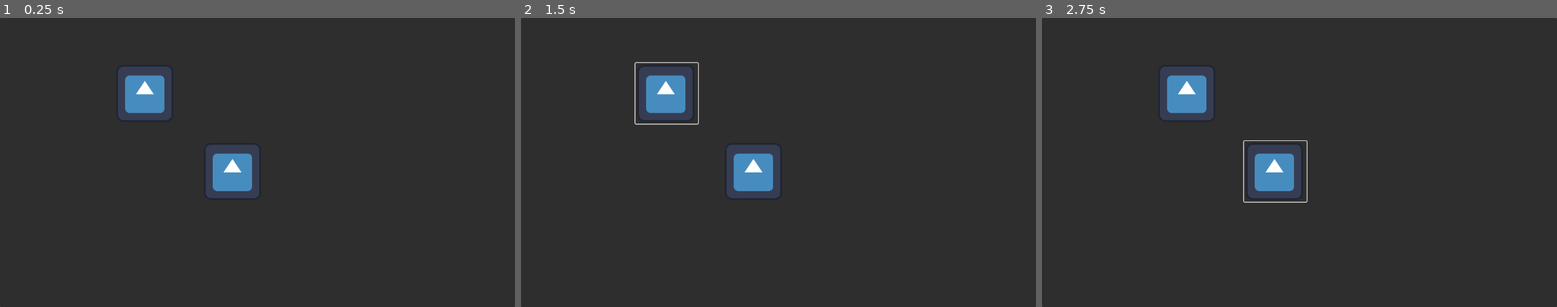
Above: before the commit, frames 1-3 (left to right).
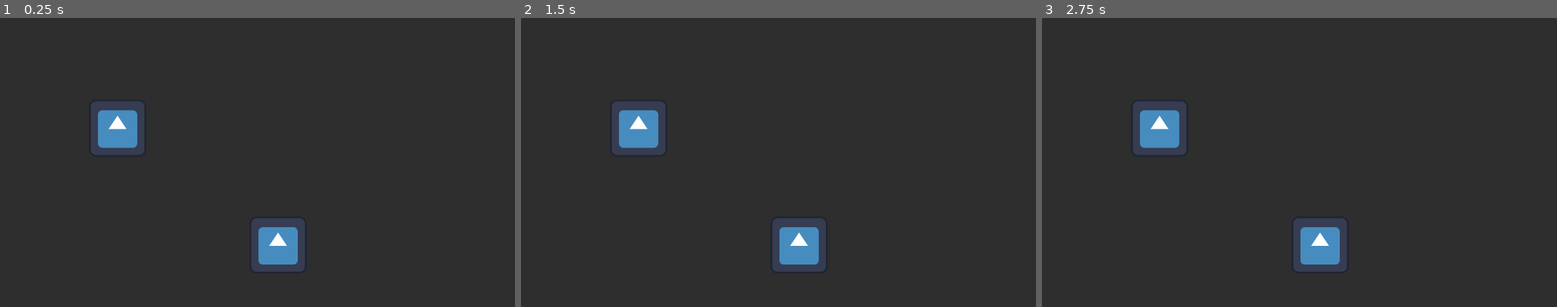
Above: after the commit, the same moments.

Repository: JasonHend/Godot-Skill-Tree
Game: Godot game, scene res://skill_tree.tscn
Same seed, same stepped clock (60 frames per second), same inputs: the game is played once before the commit and once after it. The project has no main scene, so this scene is started directly. The engine's default icon, where the game draws it, is replaced by a stand-in: a white triangle on a blue panel in a dark square.
Inputs (mouse positions are in pixels of both pictures, inside the frame that each line leads up to):
- Up to frame 1 (0.25 s): no input
- Up to frame 2 (1.5 s): click (752, 171) at 0.52 s; click (665, 93) at 1.27 s
- Up to frame 3 (2.75 s): click (1273, 171) at 2.02 s

The runs differ from the first frame. In frame 1, 7.2% of the frame differs, in the area x 17-60%, y 16-88%; in frame 2, 7.4%; in frame 3, 7.4%.

Commit message:
Implementation of saving and loading nodes

Diff:
--- a/skill-tree/project.godot
+++ b/skill-tree/project.godot
@@ -13,3 +13,7 @@
 config/name="Skill Tree"
 config/features=PackedStringArray("4.3", "Forward Plus")
 config/icon="res://icon.svg"
+
+[global_group]
+
+TreeNodes=""
--- a/skill-tree/skill_node.gd
+++ b/skill-tree/skill_node.gd
@@ -21,6 +21,7 @@
 			_child.purchasable = true
 			print_debug(_child.purchasable)
 
+# Handles behavior when the node is pressed
 func _on_pressed() -> void:
 	var payment = 10
 	if purchasable and !_purchased and price < payment:
@@ -31,3 +32,17 @@
 			_purchased = true
 			_tree_base.handle_node_purchase(skill_refernce)
 			make_children_purchasable()
+
+func save() -> Dictionary:
+	var save_dict = {
+		"filename" : get_scene_file_path(),
+		"parent" : get_parent().get_path(),
+		"pos_x" : position.x,
+		"pos_y" : position.y,
+		"price" : price,
+		"times_purchasable" : times_purchasable,
+		"purchasable" : purchasable,
+		"skill_refernce" : skill_refernce,
+		"purchased" : _purchased
+	}
+	return save_dict
--- a/skill-tree/skill_node.tscn
+++ b/skill-tree/skill_node.tscn
@@ -1,15 +1,12 @@
 [gd_scene load_steps=3 format=3 uid="uid://e3vqb2jqwrui"]
 
-[ext_resource type="Texture2D" uid="uid://bp7xkcar7k6jo" path="res://icon.svg" id="1_efm6q"]
+[ext_resource type="Texture2D" uid="uid://bp7xkcar7k6jo" path="res://icon.svg" id="1_juysf"]
 [ext_resource type="Script" path="res://skill_node.gd" id="2_ugitj"]
 
-[node name="SkillNode" type="Button"]
-custom_minimum_size = Vector2(64, 64)
-offset_right = 140.0
-offset_bottom = 136.0
-text = "
-"
-icon = ExtResource("1_efm6q")
+[node name="SkillNode" type="Button" groups=["TreeNodes"]]
+offset_right = 40.0
+offset_bottom = 40.0
+icon = ExtResource("1_juysf")
 flat = true
 clip_text = true
 script = ExtResource("2_ugitj")
--- a/skill-tree/skill_tree.gd
+++ b/skill-tree/skill_tree.gd
@@ -3,6 +3,13 @@
 # Public variables to define how currency is managed and root of tree for saving purposes
 @export var currency: int = 0
 @onready var tree_root: Button = get_node("Panel/Skill Node")
+
+# Path to save data
+const SAVE_PATH := "user://skilltree.save"
+
+# Load the saved tree on ready
+func _ready() -> void:
+	load_tree()
 
 # Main overload for handling the purchase of nodes
 func handle_node_purchase(skill_reference: String) -> void:
@@ -12,9 +19,70 @@
 		_:
 			print_debug("No function assigned with purchased node")
 
+	# Save once a purchase has been made
+	save_tree()
+
 #region Skill Functions
 # INFO Each function in this region is meant to be passed in to handle_node_purchase
 # These functions serve as the logic for each node's activation
 func _test_skill_unlocked() -> void:
 	print_debug("A skill has just been unlocked")
-#endregion Skill Functions
+#endregion
+
+#region Save Logic
+# INFO Functions for saving and loading each nodes state
+func save_tree() -> void:
+	# Reference to all nodes to be saved
+	var tree_nodes = get_tree().get_nodes_in_group("TreeNodes")
+
+	# File to save to
+	var save_file = FileAccess.open(SAVE_PATH, FileAccess.WRITE)
+
+	for node in tree_nodes:
+		if node.scene_file_path.is_empty() or !node.has_method("save"):
+			continue
+
+		# Call save on each node
+		var node_data = node.call("save")
+
+		# Format into JSON
+		var json_string = JSON.stringify(node_data)
+
+		# Save and close file
+		save_file.store_line(json_string)
+		save_file.close()
+
+func load_tree() -> void:
+	# Check for file exsistance
+	if not FileAccess.file_exists(SAVE_PATH):
+		return
+
+	# Loop through nodes and free the ones that will be loaded
+	var tree_nodes = get_tree().get_nodes_in_group("TreeNodes")
+	for node in tree_nodes:
+		node.queue_free()
+
+	var save_file = FileAccess.open(SAVE_PATH, FileAccess.READ)
+	while save_file.get_position() < save_file.get_length():
+		var json_string = save_file.get_line()
+
+		# JSON class and parsing
+		var json = JSON.new()
+
+		var parse_result = json.parse(json_string)
+		if not parse_result == OK:
+			continue
+
+		#grab data and load into a new object
+		var node_data = json.data
+
+		var new_object = load(node_data["filename"]).instantiate()
+		get_node(node_data["parent"]).add_child(new_object)
+		new_object.position = Vector2(node_data["pos_x"], node_data["pos_y"])
+
+		for i in node_data.keys():
+			if i == "filename" or i == "parent" or i == "pos_x" or i == "pos_y":
+				continue
+			new_object.set(i, node_data[i])
+	save_file.close()
+#endregion
--- a/skill-tree/skill_tree.tscn
+++ b/skill-tree/skill_tree.tscn
@@ -22,18 +22,18 @@
 
 [node name="Skill Node" parent="Panel" instance=ExtResource("1_sknkn")]
 layout_mode = 1
-offset_left = 452.0
-offset_top = 276.0
-offset_right = 592.0
-offset_bottom = 412.0
+offset_left = 554.0
+offset_top = 441.0
+offset_right = 594.0
+offset_bottom = 481.0
 price = 1
 purchasable = true
 
-[node name="SkillNode" parent="Panel/Skill Node" instance=ExtResource("1_sknkn")]
+[node name="Skill Node" parent="Panel/Skill Node" instance=ExtResource("1_sknkn")]
 layout_mode = 0
-offset_left = -196.0
-offset_top = -175.0
-offset_right = -56.0
-offset_bottom = -39.0
+offset_left = -359.0
+offset_top = -262.0
+offset_right = -223.0
+offset_bottom = -126.0
 price = 1
 skill_refernce = "Test"
